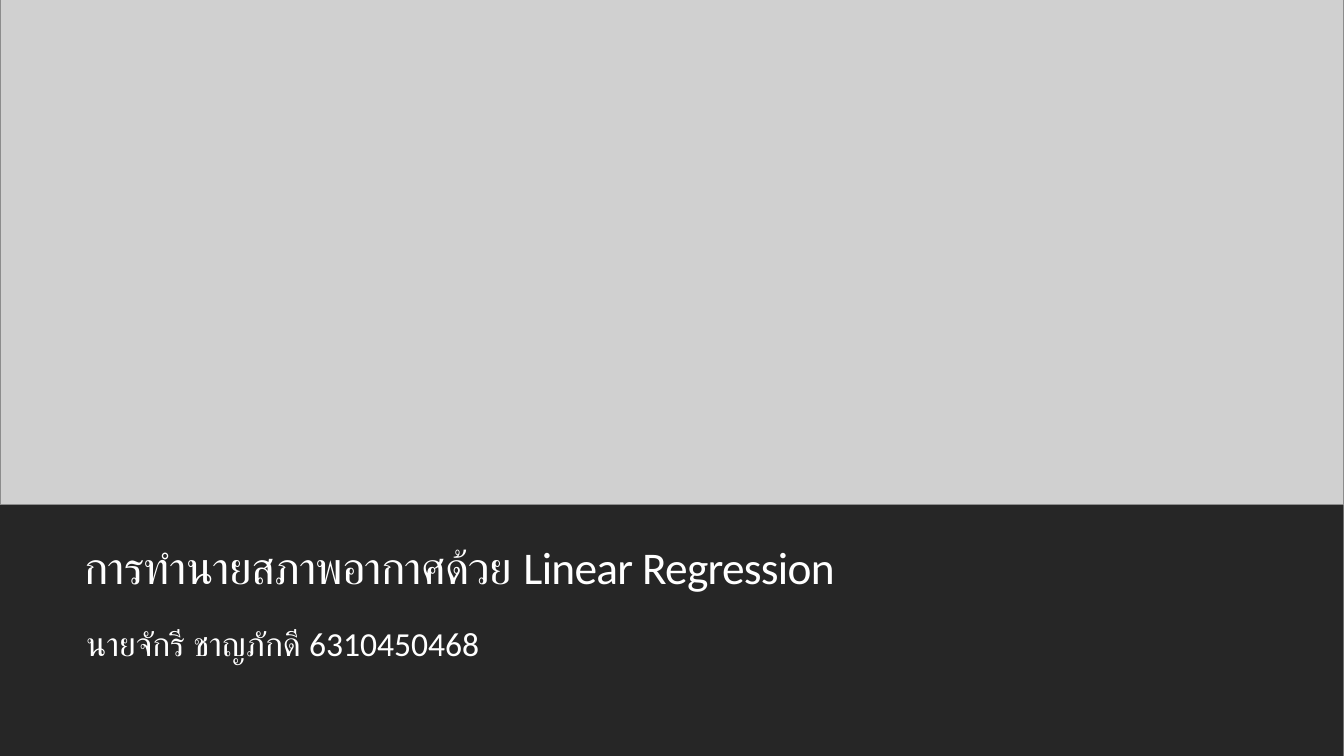
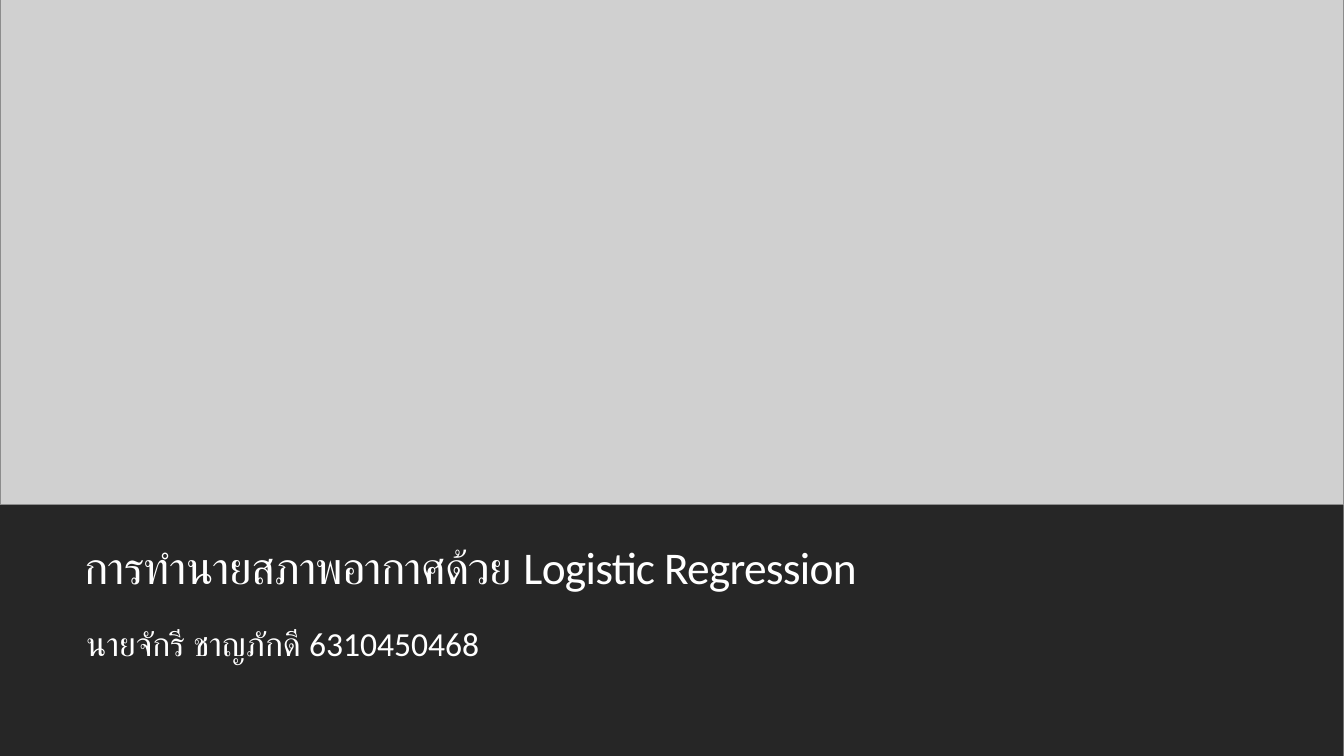
Before and after one commit to chakree254/ProjectML, a slide deck: slide 1 of การทำนายสภาพอากาศด้วย Linear Regression.pptx. Drawn at 1344x756 pixels with LibreOffice and Linux fonts; fonts in the diff are those of the drawing; grey boxes stand for pictures. Boxes give left, top, right and bottom in pixels: in the first picture for what was removed or moved away, otherwise in the second. Text is boxed around its words. In the diff, an @@ line names an element or a change of style, - is before the commit and + after.

```diff
--- a/การทำนายสภาพอากาศด้วย Linear Regression.pptx
+++ b/การทำนายสภาพอากาศด้วย Linear Regression.pptx
@@ title at [84, 549, 857, 592]: text changed @@
-การทำนายสภาพอากาศด้วย Linear Regression
+การทำนายสภาพอากาศด้วย Logistic Regression
```
Also in this commit, not shown: 3 other slides changed, 3 slides added, 2 slides removed, 4 other files.
